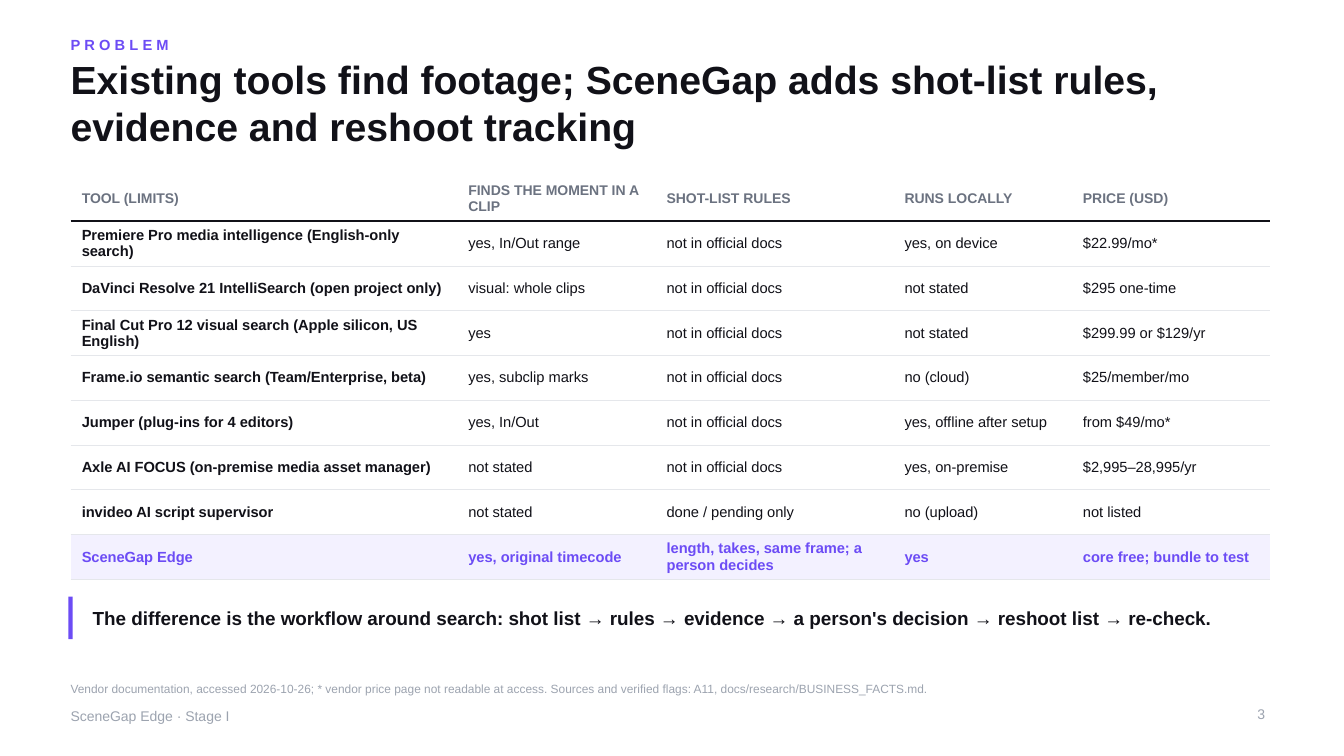
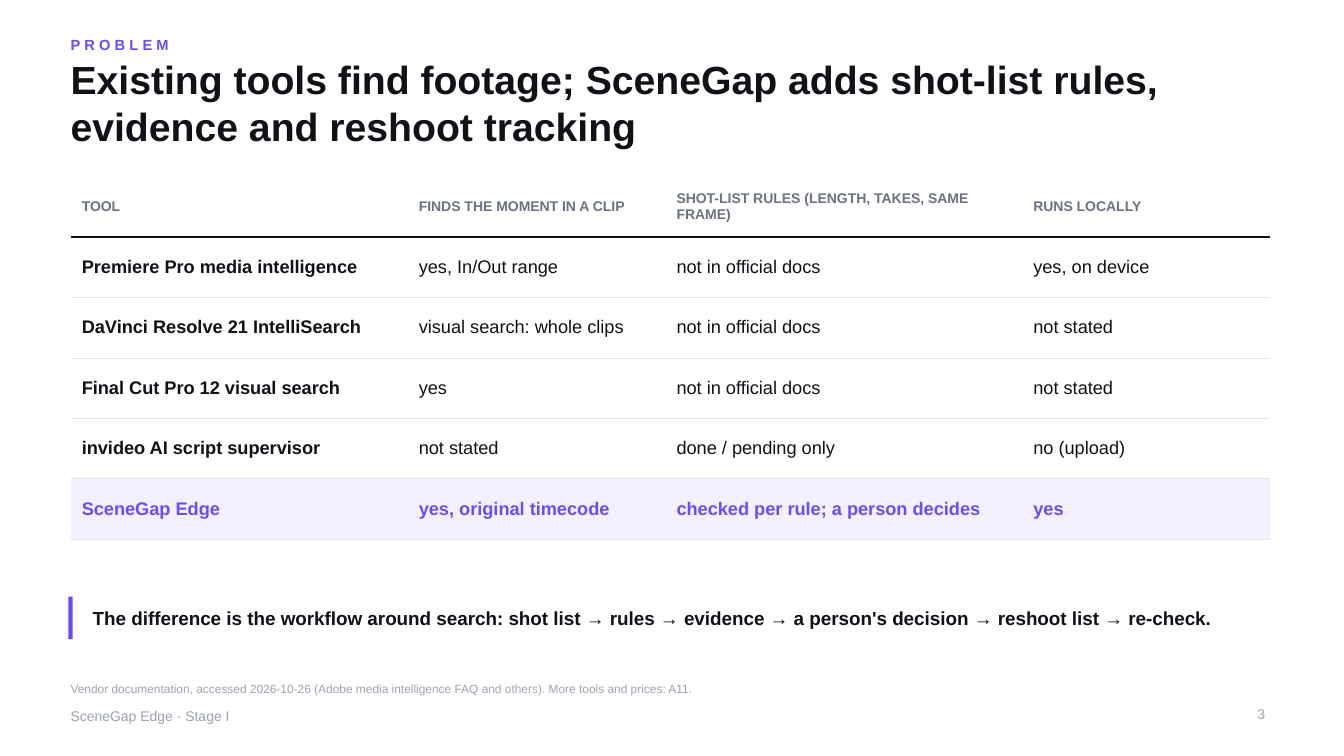
Before and after one commit to yu9bryan/scenegap-edge, a slide deck: slide 3 of docs/deck/SceneGapEdge_StageI_Proposal.pptx. Drawn at 1344x756 pixels with LibreOffice and Linux fonts; fonts in the diff are those of the drawing. Boxes give left, top, right and bottom in pixels: in the first picture for what was removed or moved away, otherwise in the second. Text is boxed around its words. In the diff, an @@ line names an element or a change of style, - is before the commit and + after.

```diff
--- a/docs/deck/SceneGapEdge_StageI_Proposal.pptx
+++ b/docs/deck/SceneGapEdge_StageI_Proposal.pptx
@@ table at box(71, 176, 1270, 523) @@
-TOOL (LIMITS) | FINDS THE MOMENT IN A CLIP | SHOT-LIST RULES | RUNS LOCALLY | PRICE (USD)
-Premiere Pro media intelligence (English-only search) | yes, In/Out range | not in official docs | yes, on device | $22.99/mo*
-DaVinci Resolve 21 IntelliSearch (open project only) | visual: whole clips | not in official docs | not stated | $295 one-time
-Final Cut Pro 12 visual search (Apple silicon, US English) | yes | not in official docs | not stated | $299.99 or $129/yr
-Frame.io semantic search (Team/Enterprise, beta) | yes, subclip marks | not in official docs | no (cloud) | $25/member/mo
-Jumper (plug-ins for 4 editors) | yes, In/Out | not in official docs | yes, offline after setup | from $49/mo*
-Axle AI FOCUS (on-premise media asset manager) | not stated | not in official docs | yes, on-premise | $2,995–28,995/yr
-invideo AI script supervisor | not stated | done / pending only | no (upload) | not listed
-SceneGap Edge | yes, original timecode | length, takes, same frame; a person decides | yes | core free; bundle to test
+TOOL | FINDS THE MOMENT IN A CLIP | SHOT-LIST RULES (LENGTH, TAKES, SAME FRAME) | RUNS LOCALLY
+Premiere Pro media intelligence | yes, In/Out range | not in official docs | yes, on device
+DaVinci Resolve 21 IntelliSearch | visual search: whole clips | not in official docs | not stated
+Final Cut Pro 12 visual search | yes | not in official docs | not stated
+invideo AI script supervisor | not stated | done / pending only | no (upload)
+SceneGap Edge | yes, original timecode | checked per rule; a person decides | yes
@@ text at box(71, 684, 692, 695): text changed @@
-Vendor documentation, accessed 2026-10-26; * vendor price page not readable at access. Sources and verified flags: A11, docs/research/BUSINESS_FACTS.md.
+Vendor documentation, accessed 2026-10-26 (Adobe media intelligence FAQ and others). More tools and prices: A11.
```
Also in this commit, not shown: 8 other slides changed, 1 slide added, 5 other files.
